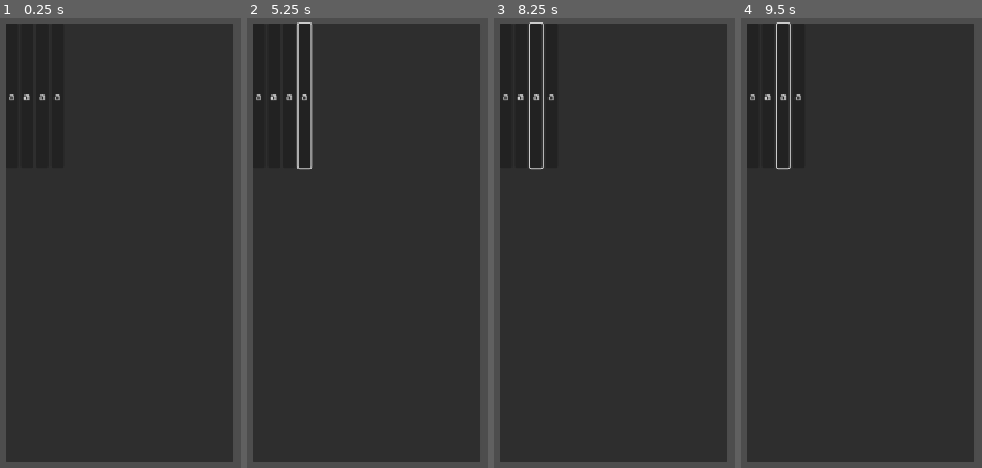
Above: before the commit, frames 1-4 (left to right).
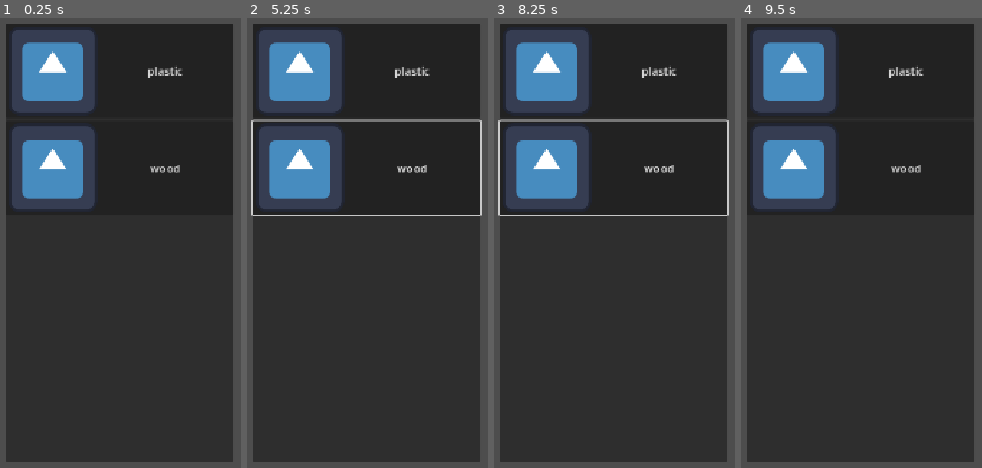
Above: after the commit, the same moments.

Repository: helladecimal/rube
Game: Godot game, scene res://scenes/editor.tscn
Two runs of this game, one before a commit and one after it. Both use one fixed random seed, a clock stepped at 60 frames per second and the inputs below. The engine's default icon, where the game draws it, is replaced by a stand-in: a white triangle on a blue panel in a dark square.
Inputs (mouse positions are in pixels of both pictures, inside the frame that each line leads up to):
- Up to frame 1 (0.25 s): no input
- Up to frame 2 (5.25 s): click (259, 94) at 0.5 s, where only the run before the commit has a clickable "a"; click (273, 94) at 1.25 s, where only the run before the commit has a clickable "a"; click (290, 94) at 2 s, where only the run before the commit has a clickable "a"; click (304, 94) at 2.75 s, where only the run before the commit has a clickable "a"; click (367, 72) at 3.5 s, where only the run after the commit has a clickable "plastic"; click (367, 166) at 4.25 s, where only the run after the commit has a clickable "wood"; tap Enter at 5 s; move the mouse to (outside the picture) at 5.02 s; hold Right from 5.03 s (still down); tap E (Erase) at 5.1 s; click (outside the picture) at 5.17 s
- Up to frame 3 (8.25 s): release Right at 5.75 s; tap Space at 5.75, 7.25 s; drag from (734, 265) to (outside the picture) at 5.77 s; tap Enter at 6.5, 8 s; move the mouse to (outside the picture) at 6.52 s; hold Right 6.53-7.25 s; tap Alt at 6.6 s; drag from (outside the picture) to (653, 175) at 7.27 s; move the mouse to (outside the picture) at 8.02 s; hold Left from 8.03 s (still down); tap 0 at 8.1 s
- Up to frame 4 (9.5 s): release Left at 8.75 s; tap Space at 8.75 s; drag from (900, 175) to (outside the picture) at 8.77 s

The runs differ from the first frame. In frame 1, 13% of the frame differs, in the area x 3-76%, y 2-43%; in frame 2, 14%, in the area x 1-98%, y 0-44%; in frame 3, 14%; in frame 4, 13%.

Commit message:
ui stuff

Diff:
--- a/scenes/block.gd
+++ b/scenes/block.gd
@@ -3,7 +3,7 @@
 
 enum BlockType {none, plastic, wood}
 
-var textarr = [
+@export var textarr = [
 	"",
 	"res://assets/icon.svg",
 	"res://assets/icon.svg",
--- a/scenes/editor.tscn
+++ b/scenes/editor.tscn
@@ -1,6 +1,7 @@
 [gd_scene format=3 uid="uid://b1g8c71lftd8p"]
 
 [ext_resource type="Script" uid="uid://mkksusjsei2r" path="res://scenes/editor.gd" id="1_b1cmn"]
+[ext_resource type="PackedScene" uid="uid://dnxnjwgik2fjh" path="res://scenes/ui.tscn" id="2_ba0ut"]
 
 [sub_resource type="RectangleShape2D" id="RectangleShape2D_yf5fn"]
 size = Vector2(48, 48)
@@ -22,43 +23,4 @@
 wait_time = 0.15
 one_shot = true
 
-[node name="UI" type="Control" parent="." unique_id=1568485070]
-layout_mode = 3
-anchors_preset = 15
-anchor_right = 1.0
-anchor_bottom = 1.0
-grow_horizontal = 2
-grow_vertical = 2
-
-[node name="Panel" type="Panel" parent="UI" unique_id=1584478045]
-layout_mode = 1
-anchors_preset = -1
-anchor_top = 0.012
-anchor_right = 0.29188892
-anchor_bottom = 0.988
-offset_left = 8.0
-offset_top = 0.22399998
-offset_right = -0.25604248
-offset_bottom = -0.22399902
-grow_vertical = 2
-
-[node name="BoxContainer" type="BoxContainer" parent="UI/Panel" unique_id=153276403]
-layout_mode = 0
-offset_right = 328.0
-offset_bottom = 208.0
-
-[node name="Button" type="Button" parent="UI/Panel/BoxContainer" unique_id=758286609]
-layout_mode = 2
-text = "a"
-
-[node name="Button2" type="Button" parent="UI/Panel/BoxContainer" unique_id=198509163]
-layout_mode = 2
-text = "a"
-
-[node name="Button3" type="Button" parent="UI/Panel/BoxContainer" unique_id=266057045]
-layout_mode = 2
-text = "a"
-
-[node name="Button4" type="Button" parent="UI/Panel/BoxContainer" unique_id=536570670]
-layout_mode = 2
-text = "a"
+[node name="UI" parent="." unique_id=1146016060 instance=ExtResource("2_ba0ut")]
--- /dev/null
+++ b/scenes/ui.gd
@@ -0,0 +1,22 @@
+extends Control
+
+@export var selected: Block.BlockType
+@onready var blockcont := $Panel/BlockButtons
+
+@onready var button: Button = $Panel/BlockButtons/Button.duplicate()
+# Called when the node enters the scene tree for the first time.
+func _ready() -> void:
+	$Panel/BlockButtons/Button.queue_free()
+	for blocks in Block.BlockType:
+		if blocks != "none":
+			var new = button.duplicate()
+			new.text = blocks
+			blockcont.add_child(new)
+			print(blocks)
+		pass
+	pass # Replace with function body.
+
+
+# Called every frame. 'delta' is the elapsed time since the previous frame.
+func _process(delta: float) -> void:
+	pass
--- a/scenes/ui.tscn
+++ b/scenes/ui.tscn
@@ -1,4 +1,7 @@
 [gd_scene format=3 uid="uid://dnxnjwgik2fjh"]
+
+[ext_resource type="Script" uid="uid://bethbaphrry1o" path="res://scenes/ui.gd" id="1_nt7q6"]
+[ext_resource type="Texture2D" uid="uid://d3maq4cvhetp7" path="res://assets/icon.svg" id="2_x4jx1"]
 
 [node name="UI" type="Control" unique_id=1146016060]
 layout_mode = 3
@@ -7,6 +10,7 @@
 anchor_bottom = 1.0
 grow_horizontal = 2
 grow_vertical = 2
+script = ExtResource("1_nt7q6")
 
 [node name="Panel" type="Panel" parent="." unique_id=712344753]
 layout_mode = 1
@@ -20,8 +24,14 @@
 offset_bottom = -0.22399902
 grow_vertical = 2
 
-[node name="BoxContainer" type="BoxContainer" parent="Panel" unique_id=481738598]
+[node name="BlockButtons" type="BoxContainer" parent="Panel" unique_id=481738598]
 layout_mode = 0
 offset_right = 328.0
-offset_bottom = 208.0
+offset_bottom = 416.0
 vertical = true
+
+[node name="Button" type="Button" parent="Panel/BlockButtons" unique_id=2063425144]
+layout_mode = 2
+text = "
+"
+icon = ExtResource("2_x4jx1")
Not shown, added: scenes/ui.gd.uid
